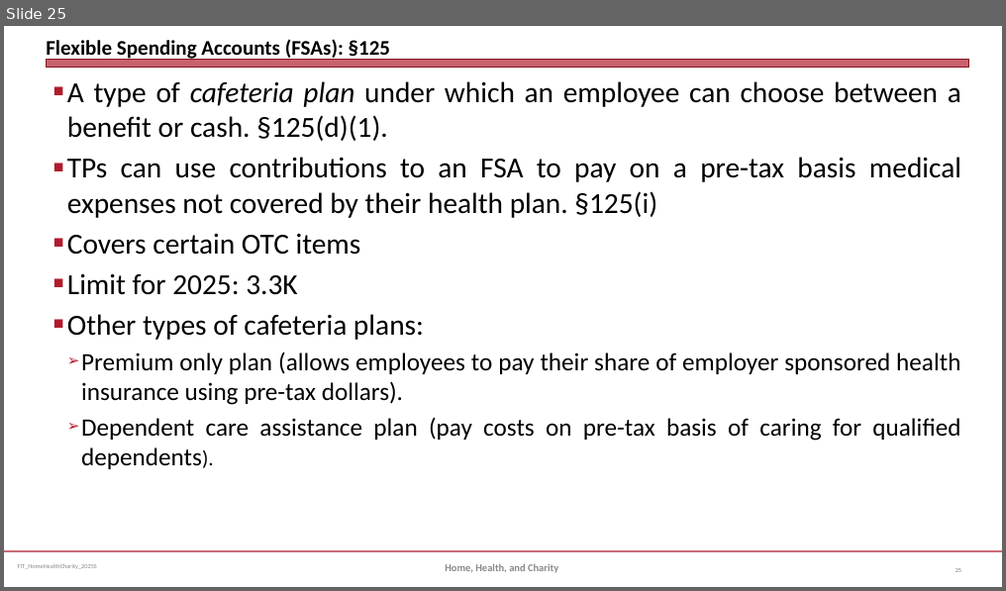
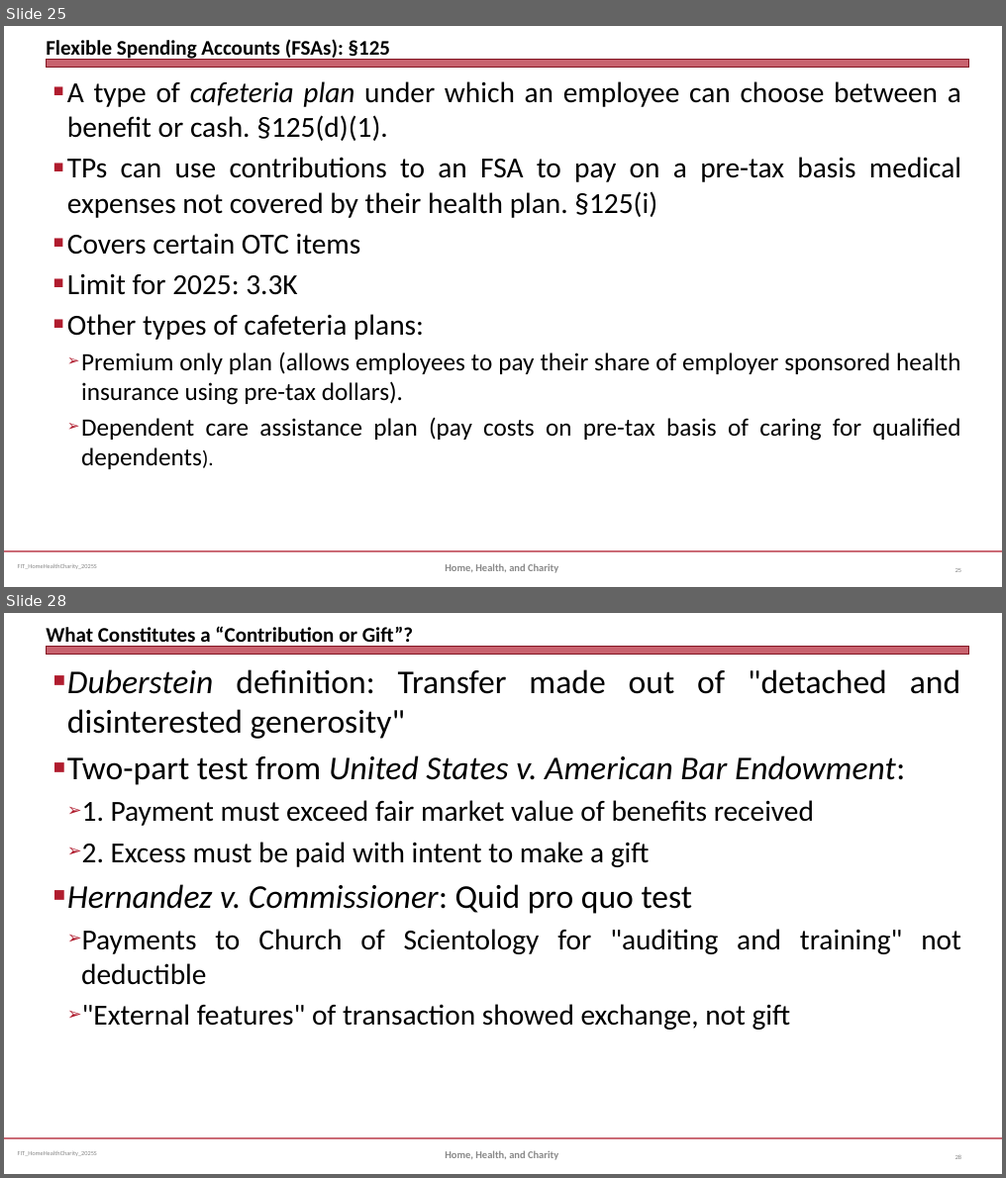
Before and after one commit to jmc877/Fed-Income-Tax, a slide deck: slides/FIT_HomeHealthCharity_2025S.pptx. Shown one above the other, each under a label of ours: slide 25 before the commit, slides 25 and 28 after it; the slides between them are not shown. The pictures are 1006x591 and 1006x1178 pixels, drawn with LibreOffice and Linux fonts; fonts in the diff are those of the drawing. Boxes give left, top, right and bottom in pixels: in the first picture for what was removed or moved away, otherwise in the second. Text is boxed around its words. In the diff, an @@ line names an element or a change of style, - is before the commit and + after.

```diff
--- a/slides/FIT_HomeHealthCharity_2025S.pptx
+++ b/slides/FIT_HomeHealthCharity_2025S.pptx
@@ slide 28 added at box(4, 613, 1002, 1174), background #FFFFFF; not listed: 3 template elements that a slide beside it also shows @@
@@ title added at box(46, 626, 413, 648), 20 pt, text #000000, bold @@
+What Constitutes a “Contribution or Gift”?
@@ text added at box(67, 669, 961, 1030), 28 pt, text #000000 @@
+■ Duberstein definition: Transfer made out of "detached and disinterested generosity"
+■ Two-part test from United States v. American Bar Endowment:
+  ➢ 1. Payment must exceed fair market value of benefits received
+  ➢ 2. Excess must be paid with intent to make a gift
+■ Hernandez v. Commissioner: Quid pro quo test
+  ➢ Payments to Church of Scientology for "auditing and training" not deductible
+  ➢ "External features" of transaction showed exchange, not gift
@@ text added at box(445, 1151, 558, 1160), 10 pt, text #898989, bold @@
+Home, Health, and Charity
@@ page number added at box(955, 1156, 961, 1159), 6 pt, text #808080 @@
+28
```
Also in this commit, not shown: 6 slides changed, 8 other slides added, 2 other files.
